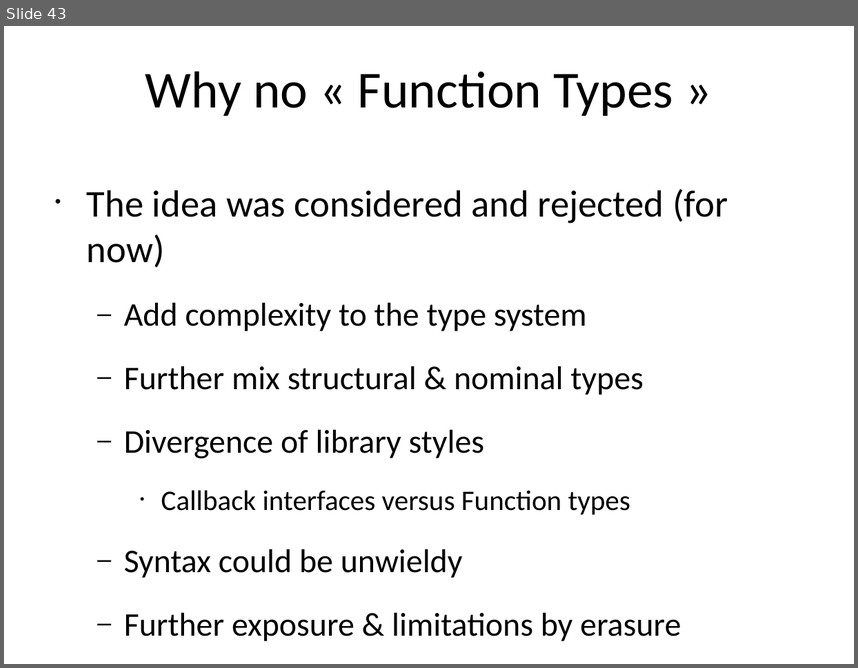
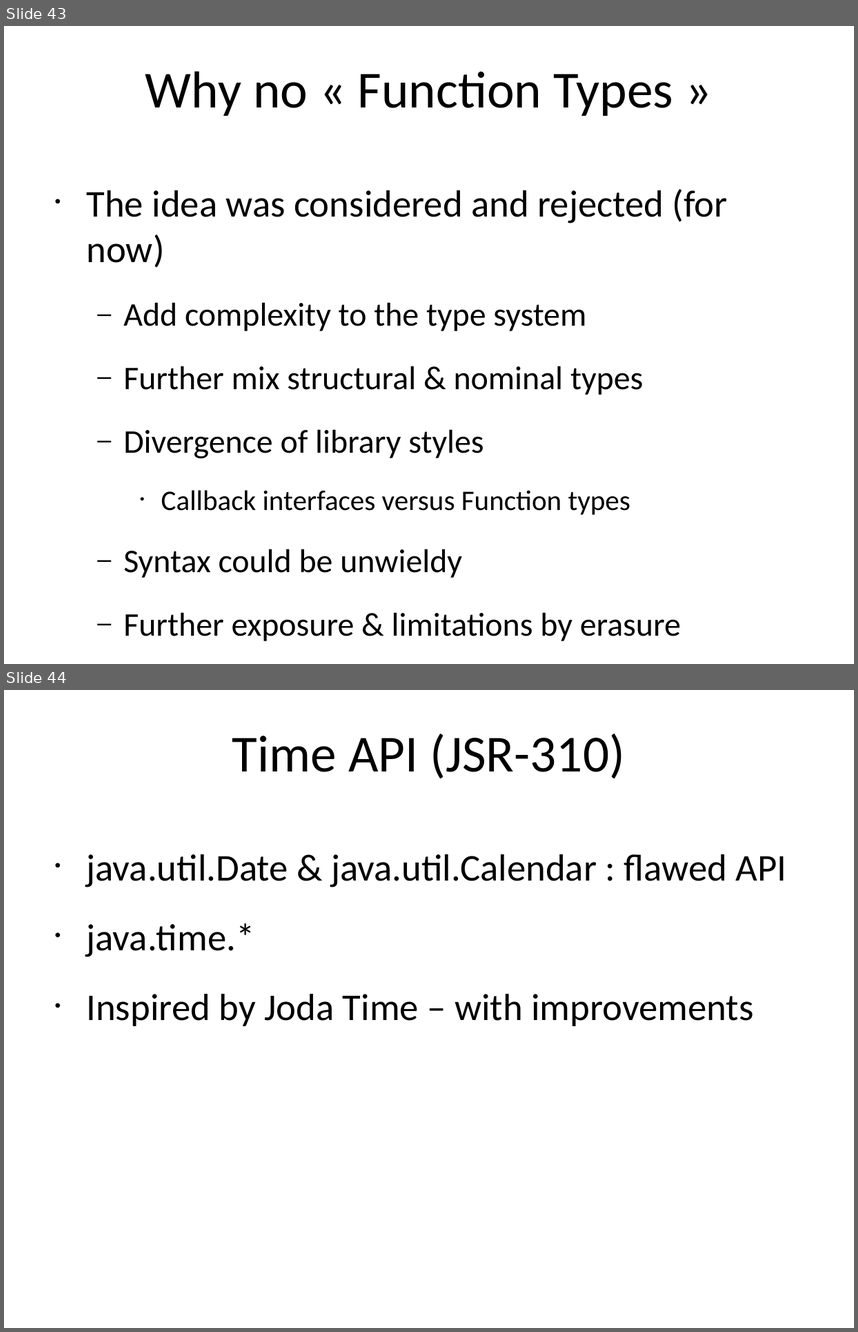
Before and after one commit to kwakeroni/workshops, a slide deck: workshop-java8.ppt. Shown one above the other, each under a label of ours: slide 43 before the commit, slides 43 and 44 after it. The pictures are 858x668 and 858x1332 pixels, drawn with LibreOffice and Linux fonts; fonts in the diff are those of the drawing. Boxes give left, top, right and bottom in pixels: in the first picture for what was removed or moved away, otherwise in the second. Text is boxed around its words. In the diff, an @@ line names an element or a change of style, - is before the commit and + after.

Commit message:
added Exercise 3 + time exercise, added slides on additional subjects

```diff
--- a/workshop-java8.ppt
+++ b/workshop-java8.ppt
@@ slide 44 added at <box>4,690,854,1328</box>, background #FFFFFF @@
@@ title added at <box>232,733,625,779</box>, 44 pt, text #000000 @@
+Time API (JSR-310)
@@ text added at <box>86,854,786,1026</box>, 32 pt, text #000000 @@
+• java.util.Date & java.util.Calendar : flawed API
+• java.time.*
+• Inspired by Joda Time – with improvements
```
Also in this commit, not shown: 33 other slides changed, 9 other slides added, 14 other files.
